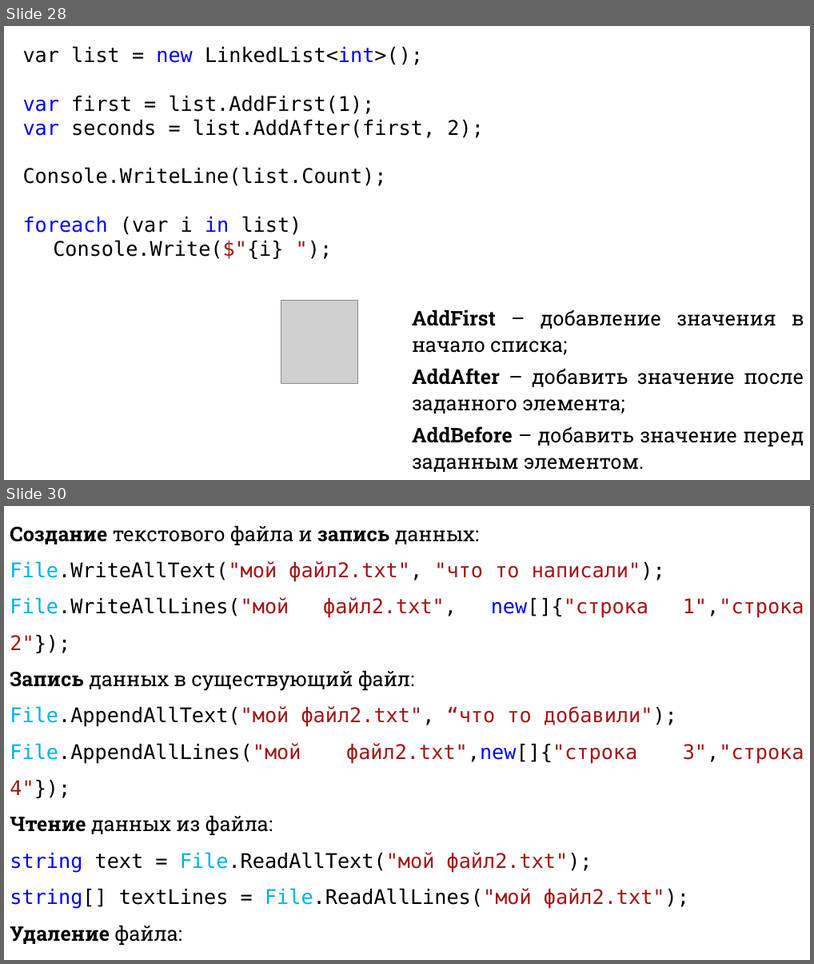
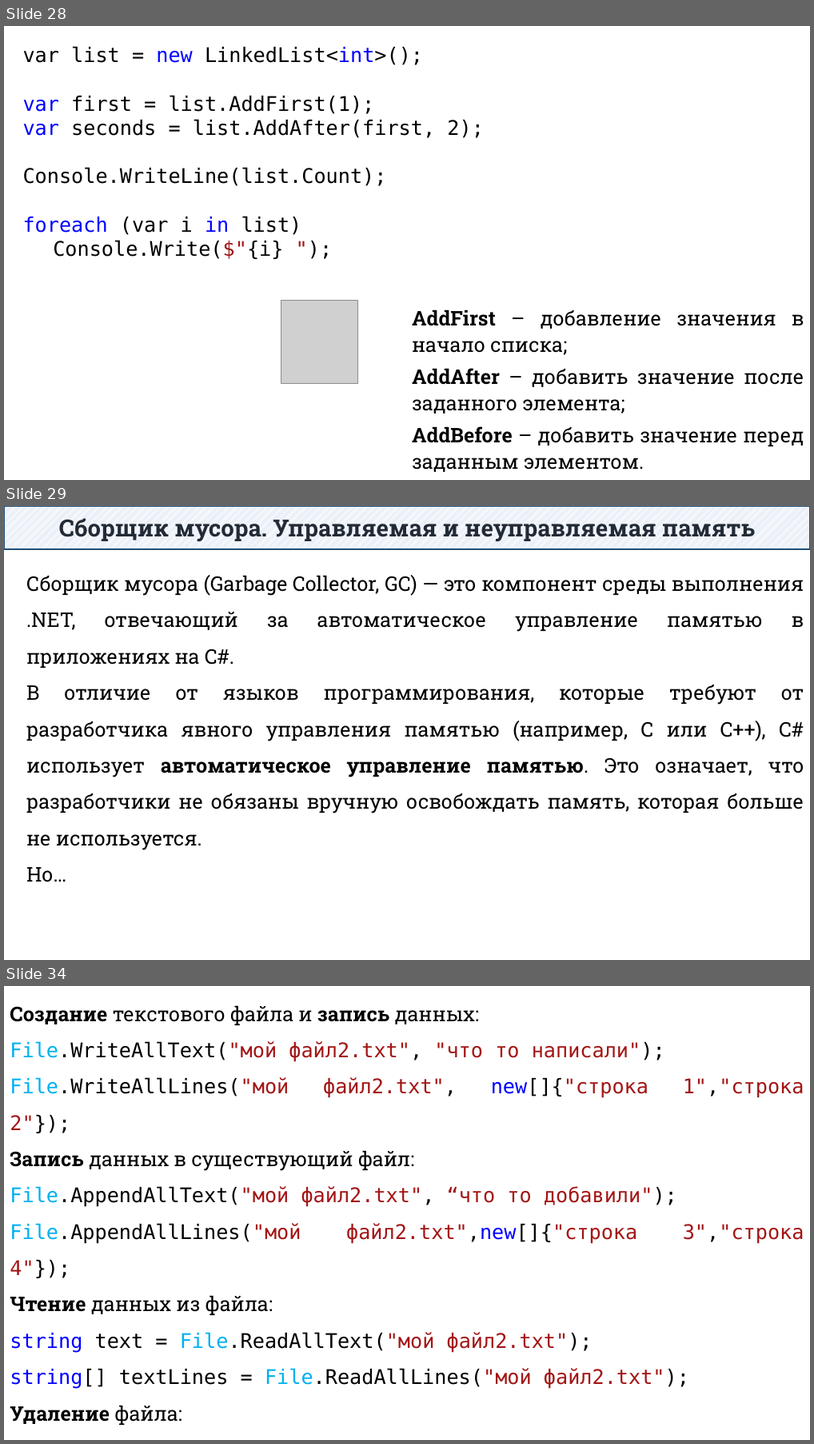
Before and after one commit to DaniilKlyukin/ITiP-1, a slide deck: Лекции/ИТиП лек 4 (лр 4).pptx. Shown one above the other, each under a label of ours: slides 28 and 30 before the commit, slides 28, 29 and 34 after it; the slides between them are not shown. The pictures are 814x964 and 814x1444 pixels, drawn with LibreOffice and Linux fonts; fonts in the diff are those of the drawing; grey boxes stand for pictures. Boxes give left, top, right and bottom in pixels: in the first picture for what was removed or moved away, otherwise in the second. Text is boxed around its words. In the diff, an @@ line names an element or a change of style, - is before the commit and + after.

```diff
--- a/Лекции/ИТиП лек 4 (лр 4).pptx
+++ b/Лекции/ИТиП лек 4 (лр 4).pptx
@@ slide 29 added at <box>4,506,810,960</box>, background #FFFFFF @@
@@ rectangle added at <box>4,506,810,549</box>, fill pattern #B4C7E7 on #FFFFFF, outline #1F4E79 1.25 pt, 28 pt, text #222A35, bold @@
+Сборщик мусора. Управляемая и неуправляемая память
@@ text added at <box>26,575,805,882</box>, 24 pt, text #000000 @@
+Сборщик мусора (Garbage Collector, GC) — это компонент среды выполнения .NET, отвечающий за автоматическое управление памятью в приложениях на C#.
+В отличие от языков программирования, которые требуют от разработчика явного управления памятью (например, C или C++), C# использует автоматическое управление памятью. Это означает, что разработчики не обязаны вручную освобождать память, которая больше не используется.
+Но…
@@ what was slide 30 is now slide 34 @@
```
Also in this commit, not shown: 2 slides changed, 5 other slides added.
